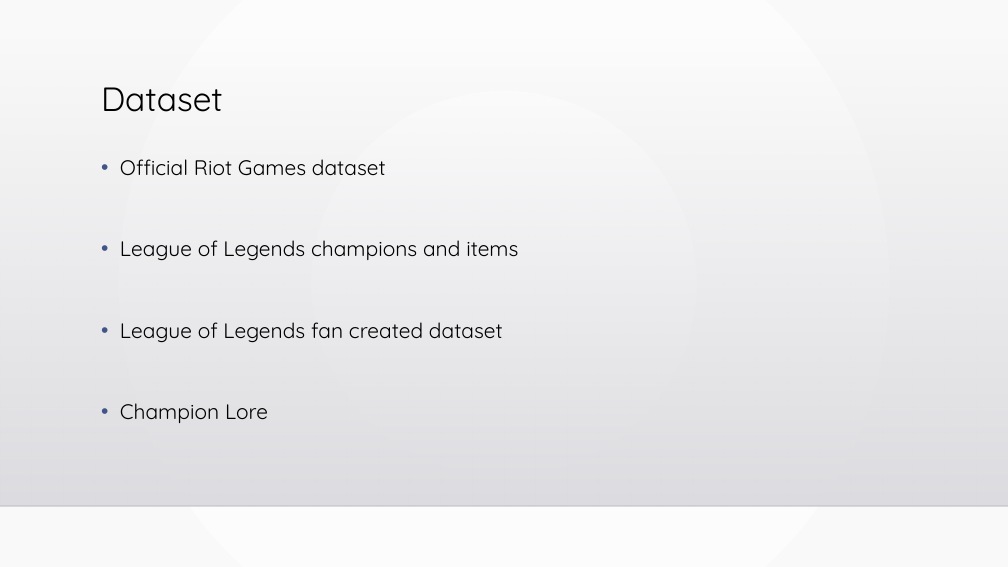
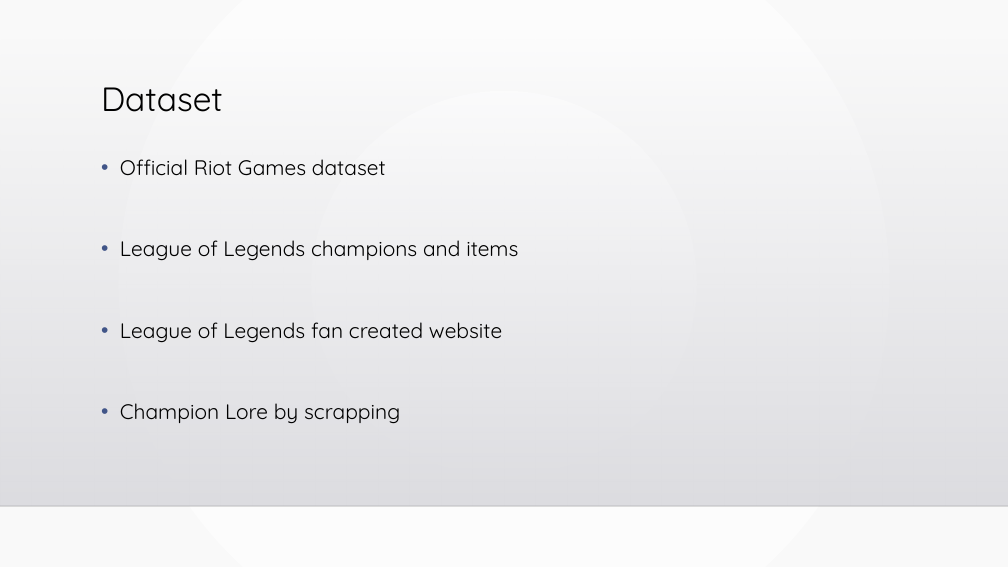
Before and after one commit to MiNeves00/PRI2021, a slide deck: slide 2 of docs/apresentacao.pptx. Drawn at 1008x567 pixels with LibreOffice and Linux fonts; fonts in the diff are those of the drawing; background and template pictures are left out. Boxes give left, top, right and bottom in pixels: in the first picture for what was removed or moved away, otherwise in the second. Text is boxed around its words. In the diff, an @@ line names an element or a change of style, - is before the commit and + after.

Commit message:
PP final

```diff
--- a/docs/apresentacao.pptx
+++ b/docs/apresentacao.pptx
@@ text at (120,322,502,424): text changed @@
-• League of Legends fan created dataset
-• Champion Lore
+• League of Legends fan created website
+• Champion Lore by scrapping
```
Also in this commit, not shown: 1 other slide changed.
